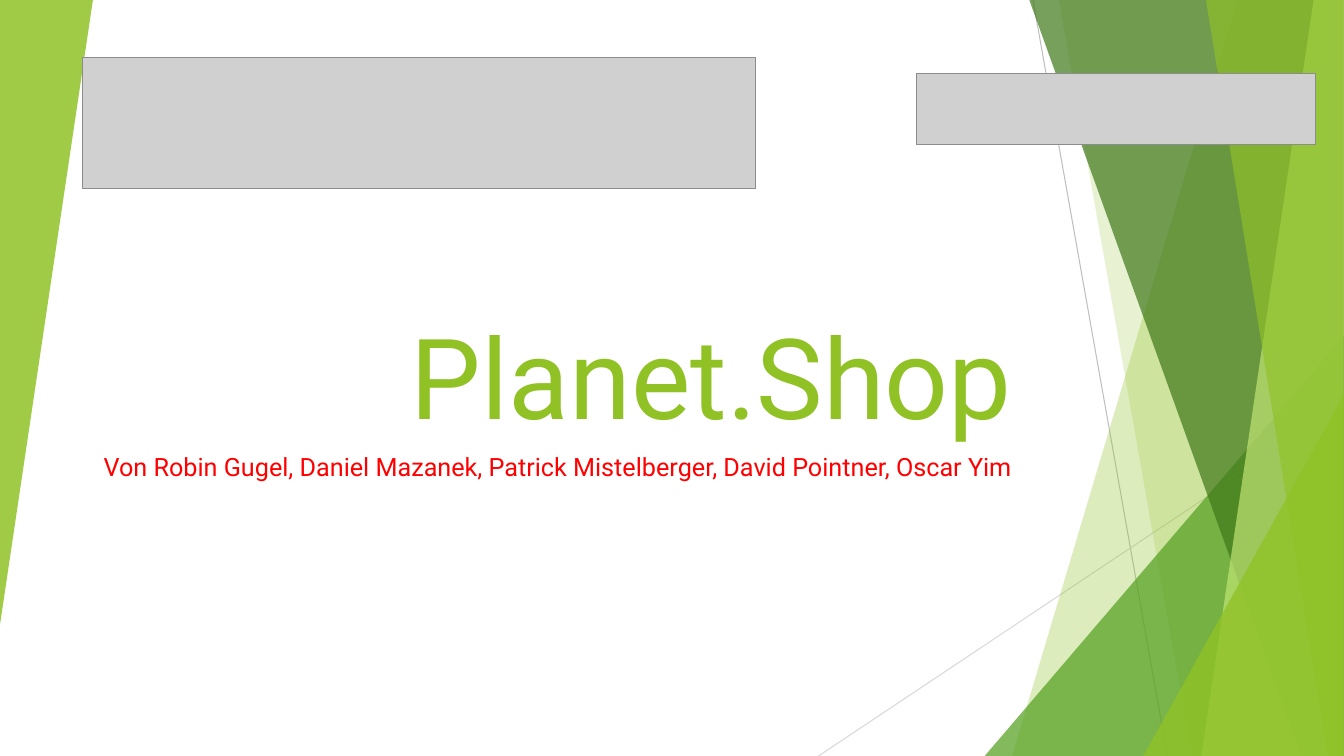
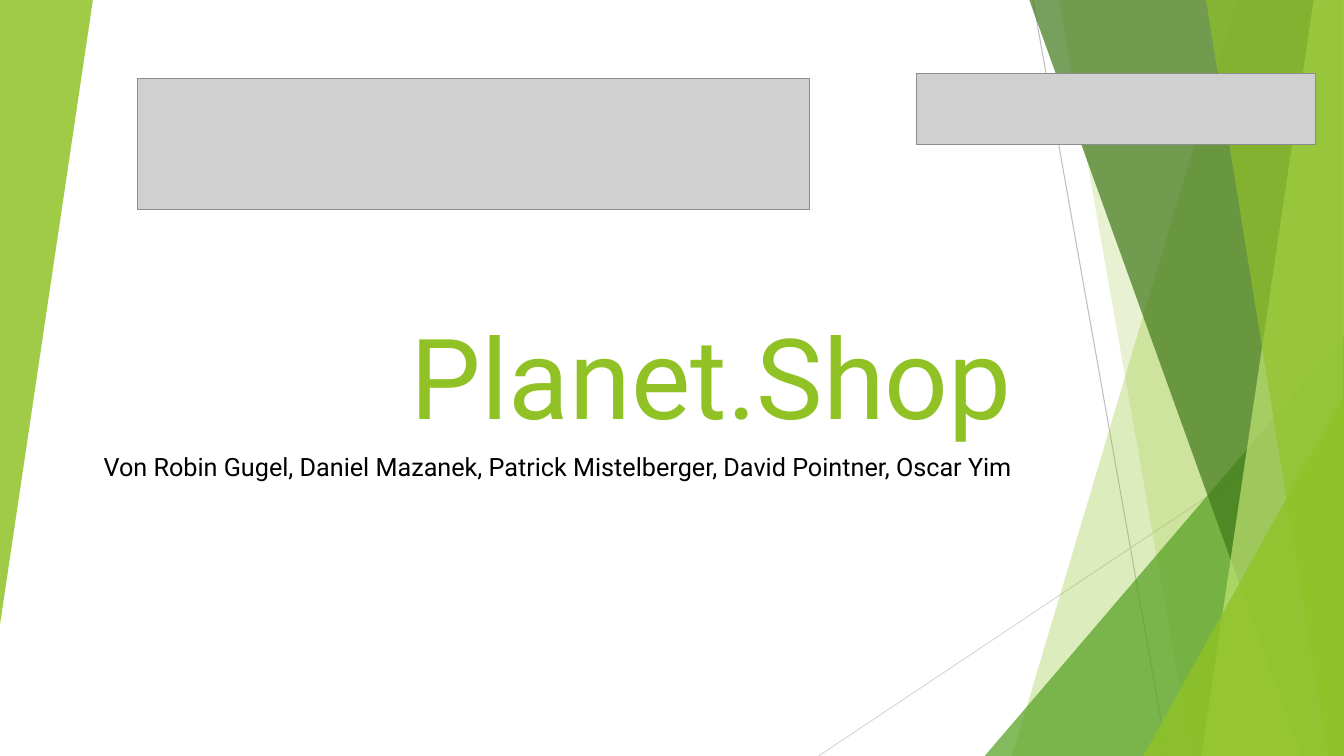
Before and after one commit to Grisdoff/Planet.Shop, a slide deck: slide 1 of Organisatorisches/Presentations/Presentation_WS.pptx. Drawn at 1344x756 pixels with LibreOffice and Linux fonts; fonts in the diff are those of the drawing; grey boxes stand for pictures. Boxes give left, top, right and bottom in pixels: in the first picture for what was removed or moved away, otherwise in the second. Text is boxed around its words. In the diff, an @@ line names an element or a change of style, - is before the commit and + after.

```diff
--- a/Organisatorisches/Presentations/Presentation_WS.pptx
+++ b/Organisatorisches/Presentations/Presentation_WS.pptx
@@ picture moved from (x1=83, y1=57, x2=755, y2=189) to (x1=138, y1=79, x2=811, y2=210) @@
@@ subtitle "Von Robin Gugel, Daniel Mazanek, ..." at (x1=104, y1=457, x2=1011, y2=482): text colour #FF0000 to #000000 @@
```
Also in this commit, not shown: 7 other slides changed, 3 slides added, 1 slide removed.
